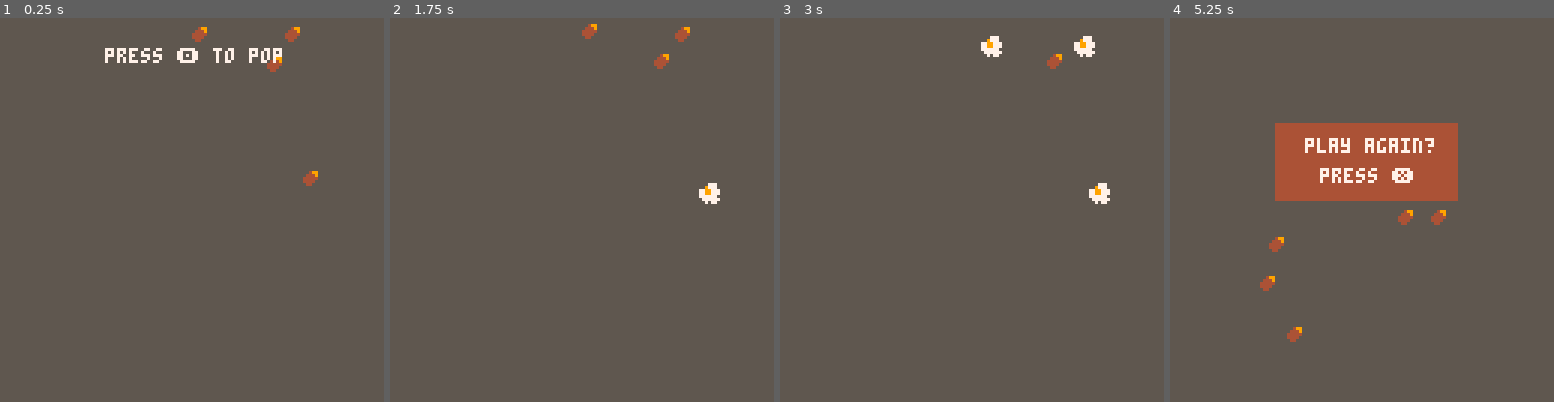
Above: before the commit, frames 1-4 (left to right).
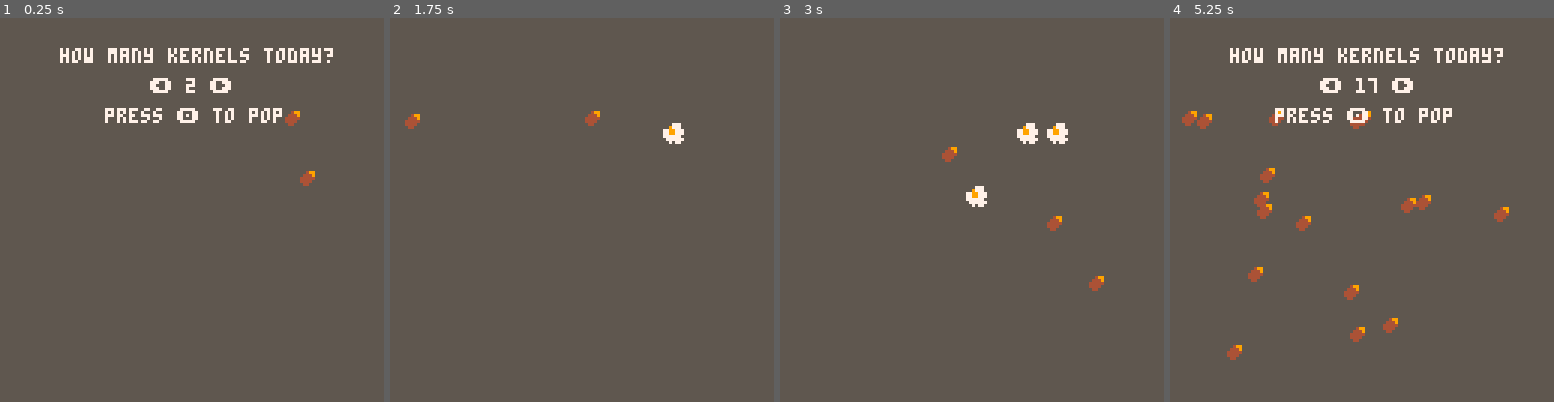
Above: after the commit, the same moments.

Repository: thoughtlesslabs/popper
Game: PICO-8 cartridge popper.p8
Same seed, same stepped clock (60 frames per second), same inputs: the game is played once before the commit and once after it.
Inputs:
- Up to frame 1 (0.25 s): no input
- Up to frame 2 (1.75 s): tap X (X key) at 0.33, 1.07 s; tap O (Z key) at 0.7, 1.7 s; hold Right from 1.6 s (still down)
- Up to frame 3 (3 s): tap X (X key) at 1.85, 2.97 s; release Right at 2.1 s; tap O (Z key) at 2.1, 2.5, 2.9 s; hold Right from 2.47 s (still down)
- Up to frame 4 (5.25 s): release Right at 3.03 s; hold Left 3.08-3.58 s; tap O (Z key) every 0.4 s from 3.3 to 4.9 s; hold Right 4.02-4.68 s; tap X (X key) at 4.08, 5.2 s; hold Left from 5.08 s (still down)

The runs differ from the first frame. In frame 1, 3.0% of the frame differs, in the area x 15-87%, y 2-44%; in frame 2, 1.0%; in frame 3, 1.8%; in frame 4, 14%, in the area x 3-89%, y 7-90%.

Commit message:
Added levels with selectors.

Diff:
--- a/popper.p8
+++ b/popper.p8
@@ -8,6 +8,14 @@
 function _init()
 	cls()
 	mode="start"
+	levelnum=1
+	levels={}
+	levels[1]="ff"
+	levels[2]="fff"
+	levels[3]="ffffff"
+	levels[4]="ffffffffff"
+	levels[5]="fffffffffffffffff"
+	levels[6]="fffffffffffffffffffffff"
 end
 
 --set game mode
@@ -15,28 +23,34 @@
 	if mode=="start" then
 		updatestart()
 	elseif mode=="game" then
-		updatekern()
+		drawkern()
 	end
 end
 
 --update and reset game
 function updatestart()
-	cls()
+	--cls()
 	mode="game"
-	level="ffff"
+	level=levels[levelnum]
 	kern(level)
 	pop=false
-	popcount = 0
-	if btnp(4) then
-		updatekern()
-	end
+	popcount=0
 end
 
 --user select kernel count
 function kcount()
 	if btnp(0) then
-		level="ffffff"
-		kern(level)
+		if levelnum >1 then
+			levelnum-=1
+			mode="start"
+			return
+		end
+	elseif btnp(1) then
+		if levelnum < #levels then
+			levelnum+=1
+	 	mode="start"
+	 	return
+		end
 	end
 end
 
@@ -51,7 +65,7 @@
 		chr=sub(lvl,i,i)
 		if chr=="f" then
 			add(x,flr(mid(1,rnd(110),110)))
-			add(y,flr(mid(1,rnd(110),110)))
+			add(y,flr(mid(30,rnd(110),110)))
 			add(v,true)
 			add(n,i)
 		end
@@ -69,28 +83,31 @@
 
 --pop kernels base on user input
 function updatekern()
---	allpopped = false
+ --pick random kernel to pop
+	randnum=flr(rnd(n))
+	--check if kernel is already popped
+ if v[randnum]==false then
+  del(n,randnum)
+	elseif v[randnum] then
+		v[randnum]=false
+		pop=true
+		sfx(0)
+		popcount+=1
+ end
+end
+
+function kernpop()
 	if btnp(4) then
-   --pick random kernel to pop
-			randnum=flr(rnd(n))
-			--check if kernel is already popped
-   if v[randnum]==false then
-    del(n,randnum)
-			elseif v[randnum] then
-				v[randnum]=false
-				pop=true
-				sfx(0)
-				popcount+=1
-			end
- end
+		updatekern()
+	end
 end
 
 function drawkern()
 	local i
 	cls(5)
+	kernpop()
+	kcount()
 	jitter()
-	kcount()
-	--rectfill(35,35,95,60,4)
 	for i=1,#x do
 		if v[i] then
 			spr(2,x[i]+rnd(jit),y[i]+rnd(jit))
@@ -100,7 +117,10 @@
 	end
 
 	if not(pop) then
-		print("press 🅾️ to pop",35,10,7)
+		print("how many kernels today?",20,10,7)
+		print("⬅️ "..#level.." ➡️",50,20,7)
+		print("press 🅾️ to pop",35,30,7)
+
 	elseif popcount==#x then
 		retry()
 	end
